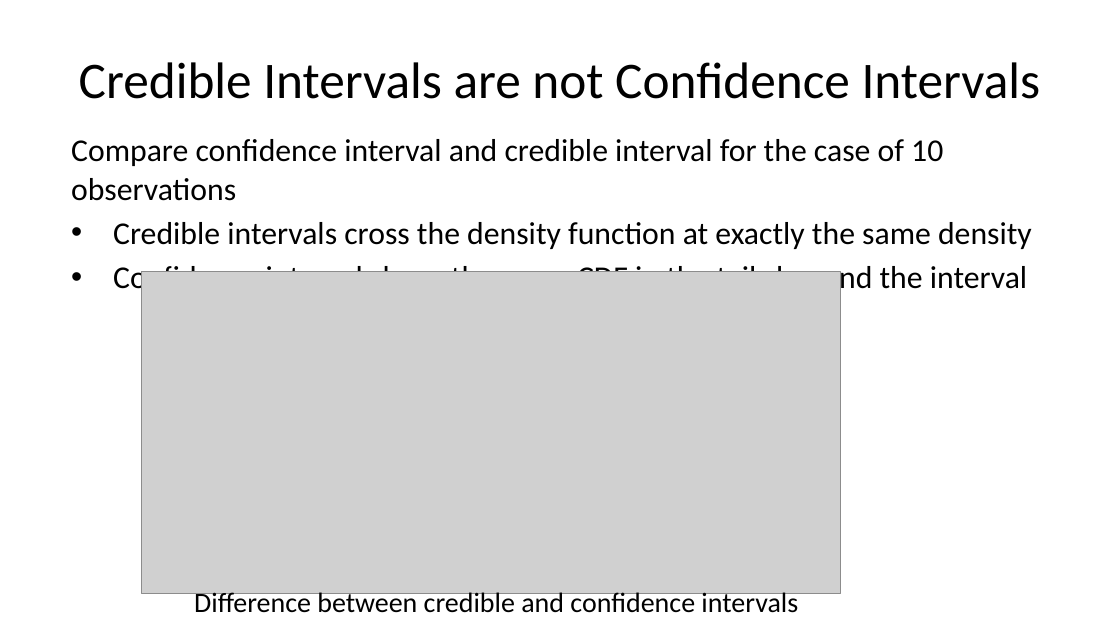
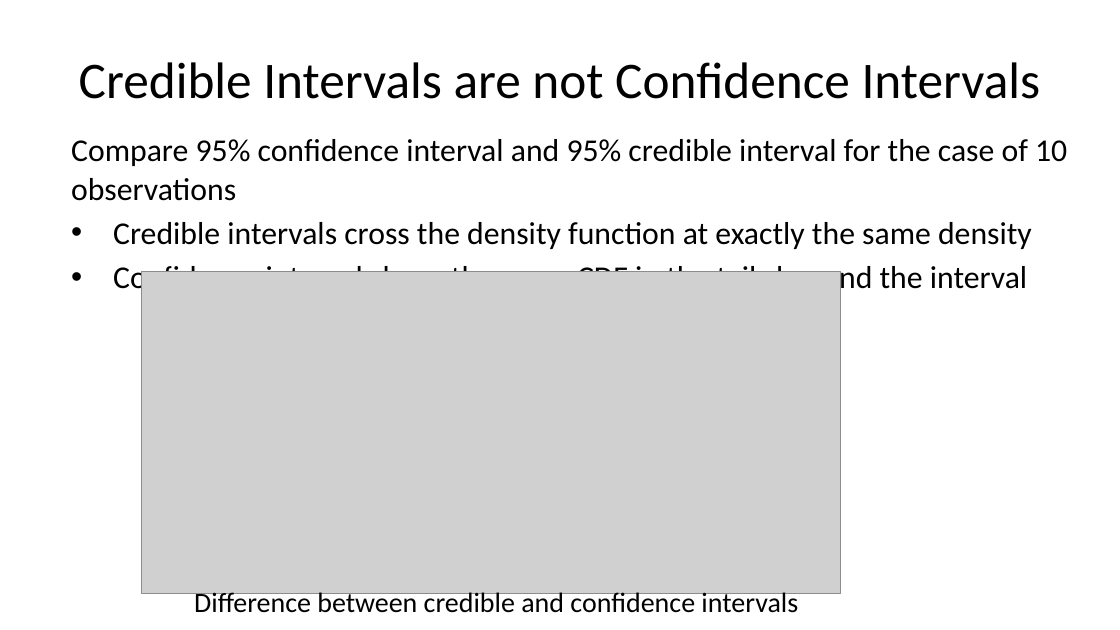
Before and after one commit to StephenElston/CSCI-E-83, a slide deck: slide 44 of LectureSlides/07_IntroductionToBayesModels.pptx. Drawn at 1120x630 pixels with LibreOffice and Linux fonts; fonts in the diff are those of the drawing; grey boxes stand for pictures. Boxes give left, top, right and bottom in pixels: in the first picture for what was removed or moved away, otherwise in the second. Text is boxed around its words. In the diff, an @@ line names an element or a change of style, - is before the commit and + after.

```diff
--- a/LectureSlides/07_IntroductionToBayesModels.pptx
+++ b/LectureSlides/07_IntroductionToBayesModels.pptx
@@ text at [71, 139, 1067, 201]: text changed @@
-Compare confidence interval and credible interval for the case of 10 observations
+Compare 95% confidence interval and 95% credible interval for the case of 10 observations
```
Also in this commit, not shown: 8 other slides changed.
